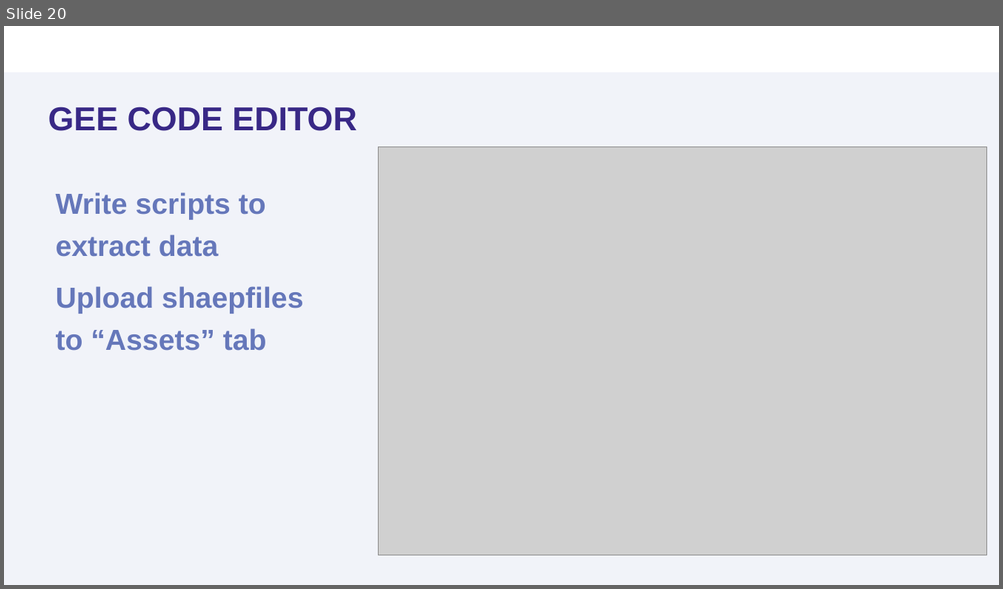
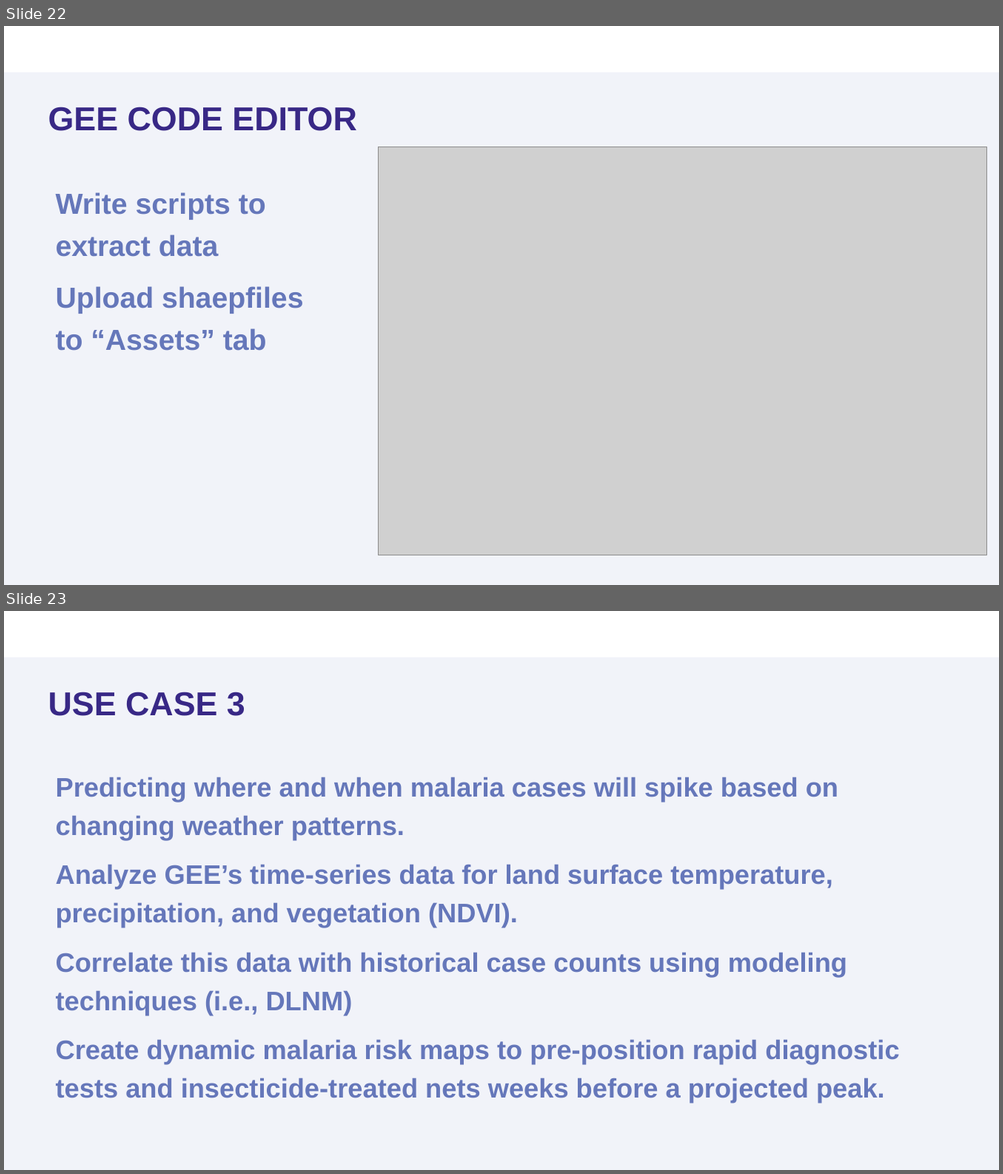
Before and after one commit to sooyoung1021/Module-5-Open-Source-Data, a slide deck: presentations/Module 5_Open Source Data.pptx. Shown one above the other, each under a label of ours: slide 20 before the commit, slides 22 and 23 after it. The pictures are 1003x589 and 1003x1174 pixels, drawn with LibreOffice and Linux fonts; fonts in the diff are those of the drawing; grey boxes stand for pictures; background and template pictures are left out. Boxes give left, top, right and bottom in pixels: in the first picture for what was removed or moved away, otherwise in the second. Text is boxed around its words. In the diff, an @@ line names an element or a change of style, - is before the commit and + after.

```diff
--- a/presentations/Module 5_Open Source Data.pptx
+++ b/presentations/Module 5_Open Source Data.pptx
@@ slide 23 added at (4, 611, 999, 1170), background #FFFFFF; not listed: 2 template elements that a slide beside it also shows @@
@@ title added at (48, 692, 245, 716), 32 pt, text #382886, bold @@
+USE CASE 3
@@ text added at (56, 777, 899, 1103), 25.9 pt, text #6577BA, bold @@
+Predicting where and when malaria cases will spike based on changing weather patterns.
+Analyze GEE’s time-series data for land surface temperature, precipitation, and vegetation (NDVI).
+Correlate this data with historical case counts using modeling techniques (i.e., DLNM)
+Create dynamic malaria risk maps to pre-position rapid diagnostic tests and insecticide-treated nets weeks before a projected peak.
@@ what was slide 20 is now slide 22 @@
```
Also in this commit, not shown: 9 slides changed, 11 other slides added, 4 slides removed, 1 other file.
